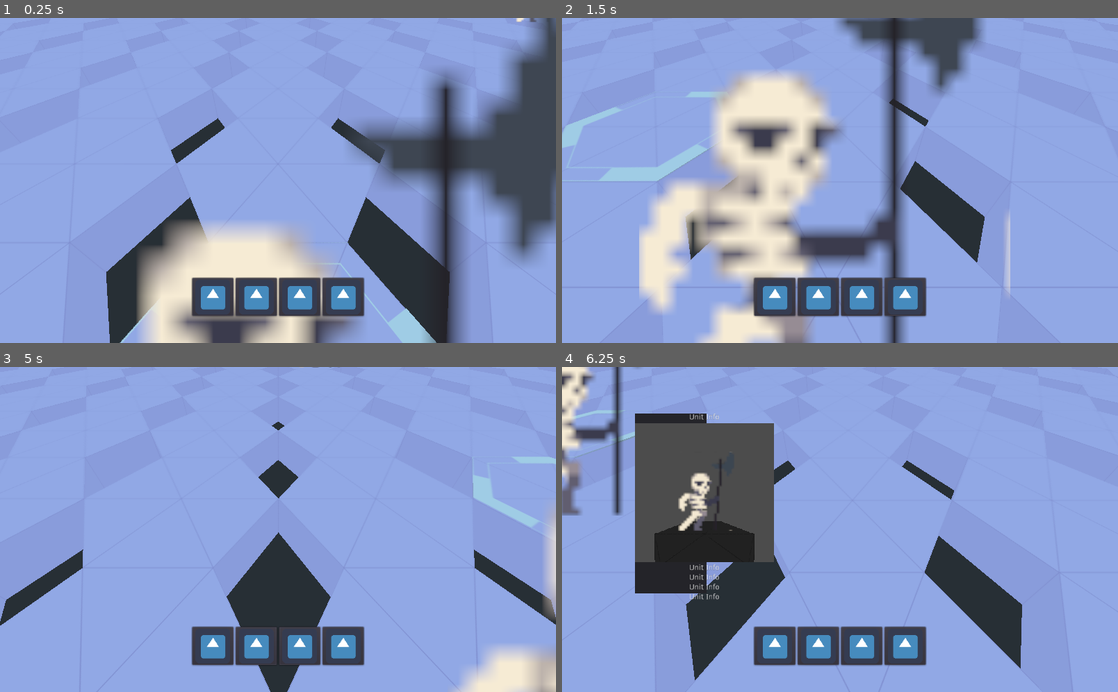
Above: before the commit, frames 1-4 (two rows, left to right).
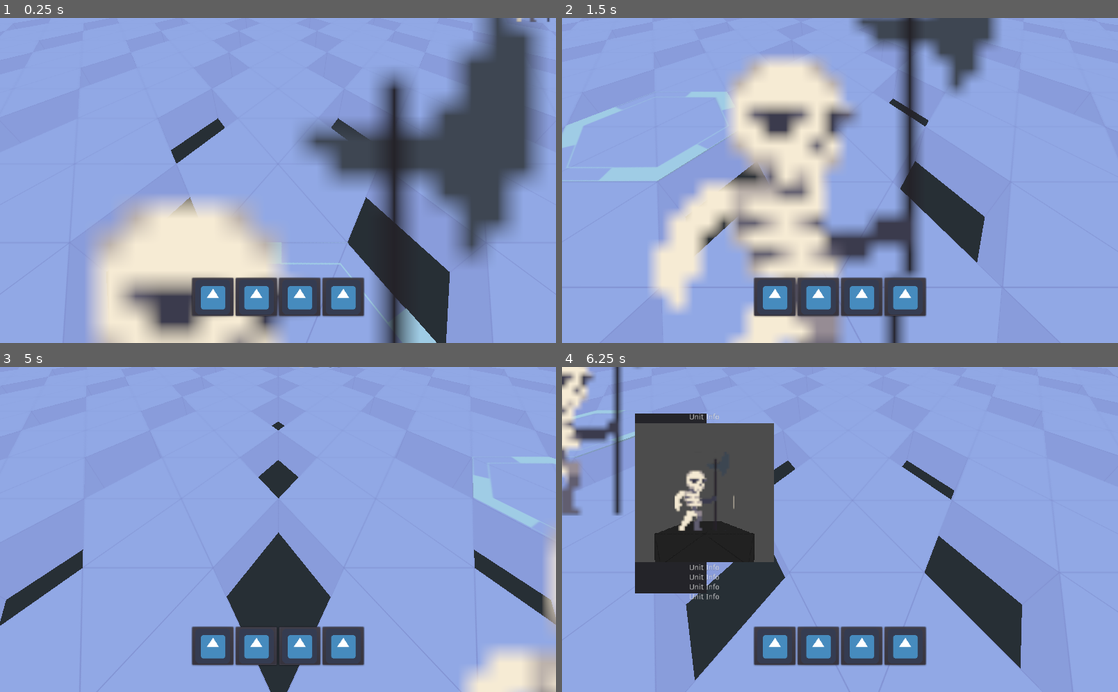
Above: after the commit, the same moments.

Repository: Delaunay/Chessy
Game: Godot game, scene res://assets/map/GridMap.tscn
Two runs of this game, one before a commit and one after it. Both use one fixed random seed, a clock stepped at 60 frames per second and the inputs below. The engine's default icon, where the game draws it, is replaced by a stand-in: a white triangle on a blue panel in a dark square.
Inputs (mouse positions are in pixels of both pictures, inside the frame that each line leads up to):
- Up to frame 1 (0.25 s): no input
- Up to frame 2 (1.5 s): move the mouse to (962, 164) at 0.52 s; hold D (move_right) 0.53-1.28 s; tap Mouse wheel up (zoom_in) at 0.6 s; click (962, 164) at 0.67 s; move the mouse to (728, 196) at 1.27 s; hold S (move_back) from 1.28 s (still down); tap Mouse wheel down (zoom_out) at 1.35 s; click (728, 196) at 1.42 s
- Up to frame 3 (5 s): move the mouse to (333, 458) at 2.02 s; release S (move_back) at 2.03 s; hold D (move_right) 2.03-2.78 s; tap Mouse wheel up (zoom_in) at 2.1, 3.6 s; click (333, 458) at 2.17 s; move the mouse to (250, 594) at 2.77 s; hold W (move_forward) 2.78-3.53 s; tap Mouse wheel down (zoom_out) at 2.85, 4.35 s; click (250, 594) at 2.92 s; move the mouse to (444, 578) at 3.52 s; hold A (move_left) from 3.53 s (still down); click (444, 578) at 3.67 s; move the mouse to (111, 480) at 4.27 s; click (111, 480) at 4.42 s
- Up to frame 4 (6.25 s): move the mouse to (867, 529) at 5.02 s; release A (move_left) at 5.03 s; hold S (move_back) 5.03-5.78 s; tap Mouse wheel up (zoom_in) at 5.1 s; click (867, 529) at 5.17 s; move the mouse to (756, 448) at 5.77 s; hold D (move_right) from 5.78 s (still down); tap Mouse wheel down (zoom_out) at 5.85 s; click (756, 448) at 5.92 s

The runs differ from the first frame. In frame 1, 31% of the frame differs, in the area x 15-100%, y 0-100%; in frame 2, 23%; in frame 3, 0.3%; in frame 4, 0.7%.
Error before the commit: Invalid get index 'x' (on base: 'Nil'). (res://assets/tactician.gd:217)
Error after the commit: Invalid get index 'x' (on base: 'Nil'). (res://assets/tactician.gd:140)

Commit message:
Reorganize code and add path preview

Diff:
--- a/assets/Tactician.tscn
+++ b/assets/Tactician.tscn
@@ -1,52 +1,12 @@
-[gd_scene load_steps=9 format=2]
+[gd_scene load_steps=8 format=2]
 
 [ext_resource path="res://assets/TopDownCamera.tscn" type="PackedScene" id=1]
 [ext_resource path="res://assets/tactician.gd" type="Script" id=2]
 [ext_resource path="res://assets/tile/SelectionTile.tscn" type="PackedScene" id=3]
 [ext_resource path="res://icon.png" type="Texture" id=4]
 [ext_resource path="res://assets/ui/preview/Preview.tscn" type="PackedScene" id=5]
-
-[sub_resource type="VisualShaderNodeColorConstant" id=1]
-output_port_for_preview = 0
-constant = Color( 0.808594, 0.113708, 0.113708, 1 )
-
-[sub_resource type="VisualShader" id=2]
-code = "shader_type spatial;
-render_mode specular_schlick_ggx, unshaded;
-
-
-
-
-void vertex() {
-// Output:0
-
-}
-
-void fragment() {
-// Color:2
-	vec3 n_out2p0 = vec3(0.808594, 0.113708, 0.113708);
-	float n_out2p1 = 1.000000;
-
-// Output:0
-	ALBEDO = n_out2p0;
-	ALPHA = n_out2p1;
-
-}
-
-void light() {
-// Output:0
-
-}
-"
-graph_offset = Vector2( -16, 110.75 )
-flags/unshaded = true
-nodes/fragment/0/position = Vector2( 880, 160 )
-nodes/fragment/2/node = SubResource( 1 )
-nodes/fragment/2/position = Vector2( 480, 140 )
-nodes/fragment/connections = PoolIntArray( 2, 0, 0, 0, 2, 1, 0, 1 )
-
-[sub_resource type="ShaderMaterial" id=3]
-shader = SubResource( 2 )
+[ext_resource path="res://assets/tile/path/PathPreview.tscn" type="PackedScene" id=6]
+[ext_resource path="res://assets/Units.gd" type="Script" id=7]
 
 [node name="Tactician" type="Spatial"]
 script = ExtResource( 2 )
@@ -115,6 +75,6 @@
 icon = ExtResource( 4 )
 
 [node name="Units" type="Spatial" parent="."]
+script = ExtResource( 7 )
 
-[node name="Draw" type="ImmediateGeometry" parent="."]
-material_override = SubResource( 3 )
+[node name="PathPreview" parent="." instance=ExtResource( 6 )]
--- /dev/null
+++ b/assets/Units.gd
@@ -0,0 +1,60 @@
+extends Spatial
+
+onready var character_asset = preload("res://assets/character/Character.tscn")
+var grid_map = null
+var display_container = null
+var unit_info = null
+var characters = {}
+
+func __init__(map):
+	grid_map = map
+	add_units()
+
+
+func add_units():
+	# TODO: move this when the grid map is loaded
+	var positions = [
+		Vector3( 0, 0,  0),
+		# --
+		Vector3( 6, 0,  0),
+		Vector3(-6, 0,  0),
+		Vector3( 0, 0,  6),
+		Vector3( 0, 0, -6),
+		# --
+		Vector3( 6, 0,  6),
+		Vector3(-6, 0,  6),
+		Vector3(-6, 0, -6),
+		Vector3( 6, 0, -6)
+	]
+
+	for p in positions:
+		var _cell = create_character(p)
+
+
+func create_character(pos):
+	#  insert a new charater on the map
+	var map_pos = grid_map.world_to_map(pos)
+	if grid_map.get_cell_item(map_pos.x, map_pos.y, map_pos.z) == GridMap.INVALID_CELL_ITEM:
+		print("could not create character on ", map_pos, " x ", pos)
+		return
+
+	var world_pos = grid_map.map_to_world(map_pos.x, map_pos.y, map_pos.z)
+
+	var instance = character_asset.instance()
+	characters[map_pos] = instance
+
+	add_child(instance)
+	var translate = world_pos + Vector3(0, grid_map.get_cell_size().y, 0)
+	instance.translate(translate / instance.scale)
+
+	return map_pos
+
+
+# Called when the node enters the scene tree for the first time.
+func _ready():
+	pass # Replace with function body.
+
+
+# Called every frame. 'delta' is the elapsed time since the previous frame.
+func _process(delta):
+	pass
--- a/assets/character/Character.tscn
+++ b/assets/character/Character.tscn
@@ -19,11 +19,11 @@
 billboard = 1
 frames = ExtResource( 1 )
 animation = "idle"
-frame = 2
+frame = 14
 playing = true
 
 [node name="CollisionShape" type="CollisionShape" parent="."]
-transform = Transform( 0.736122, 0, 0.425, 0, 3.246, 0, -0.425, 0, 0.736122, 0, -0.0022299, 0 )
+transform = Transform( 0.736122, 0, 0.425, 0, 1.8364, 0, -0.425, 0, 0.736122, 0, -0.0022299, 0 )
 shape = SubResource( 1 )
 
 [node name="HealthBar" type="Sprite3D" parent="."]
--- a/assets/character/Chracter.gd
+++ b/assets/character/Chracter.gd
@@ -10,12 +10,15 @@
 var velocity: Vector3
 
 
-func display(viewport, camera):
+func display(_viewport, _camera):
 	pass
 	# viewport = self
 	# viewport.add_child(self)
 	# camera.set_transform(self.get_transform())
 	# camera.translate(Vector3(1, 0, 1))
+
+func _ready():
+	$Sprite3D.play("idle")
 
 
 func _physics_process(delta):
--- a/assets/character/HealthBar.gd
+++ b/assets/character/HealthBar.gd
@@ -9,7 +9,7 @@
 # Called when the node enters the scene tree for the first time.
 func _ready():
 	texture = $Viewport.get_texture()
-	set_value(75)
+	set_value(25)
 
 
 var red = Color(1, 0, 0, 1)
--- a/assets/map/GridMap.gd
+++ b/assets/map/GridMap.gd
@@ -11,6 +11,16 @@
 	load_map()
 	pass # Replace with function body.
 
+
+func snap_to_grid(pos, offset=1):
+	var cell = world_to_map(pos)
+	cell.y -= offset
+
+	# make sure that a cell exist under the map position
+	if get_cell_item(cell.x, cell.y, cell.z) == GridMap.INVALID_CELL_ITEM:
+		return null
+
+	return map_to_world(cell.x, cell.y, cell.z)
 
 
 func square_map(radius, rot=22):
--- a/assets/tactician.gd
+++ b/assets/tactician.gd
@@ -2,13 +2,11 @@
 
 
 var grid_map: GridMap = null
-var characters = {}
 var cell_size = null
 var selection_cell = null
 var selection = null
 var unit_selected = false
 
-onready var character_asset = preload("res://assets/character/Character.tscn")
 onready var path_texture = preload("res://assets/ImageTexture.tres")
 
 var base_axial_direction = [
@@ -46,50 +44,6 @@
 			break
 
 
-func create_character(pos):
-	#  insert a new charater on the map
-	var map_pos = grid_map.world_to_map(pos)
-	if grid_map.get_cell_item(map_pos.x, map_pos.y, map_pos.z) == GridMap.INVALID_CELL_ITEM:
-		print("could not create character on ", map_pos, " x ", pos)
-		return
-
-	var world_pos = grid_map.map_to_world(map_pos.x, map_pos.y, map_pos.z)
-
-	var instance = character_asset.instance()
-	characters[map_pos] = instance
-
-	$Units.add_child(instance)
-	var translate = world_pos + Vector3(0, grid_map.get_cell_size().y, 0)
-	instance.translate(translate / instance.scale)
-
-	# highlight_pos_circle(map_pos)
-	print("pos", pos)
-	return map_pos
-
-
-func add_units():
-	# TODO: move this when the grid map is loaded
-	var positions = [
-		Vector3( 0, 0,  0),
-		# --
-		Vector3( 6, 0,  0),
-		Vector3(-6, 0,  0),
-		Vector3( 0, 0,  6),
-		Vector3( 0, 0, -6),
-		# --
-		Vector3( 6, 0,  6),
-		Vector3(-6, 0,  6),
-		Vector3(-6, 0, -6),
-		Vector3( 6, 0, -6)
-	]
-
-	for p in positions:
-		var cell = create_character(p)
-
-	# var path = select_move_path(Vector3( 0, 0, 0), Vector3(2, 0, 2))
-	# draw_path(select_move_path(Vector3( 0, 0, 0), Vector3(2, 0, 2)))
-
-
 # Called when the node enters the scene tree for the first time.
 func _ready():
 	var parent = get_parent()
@@ -99,38 +53,7 @@
 
 	grid_map = parent
 	cell_size = grid_map.cell_size
-
-	add_units()
-	$HUD/UnitInfo.visible = false
-
-
-func snap_to_grid(pos, offset=1):
-	var cell = grid_map.world_to_map(pos)
-	cell.y -= offset
-
-	# make sure that a cell exist under the map position
-	if grid_map.get_cell_item(cell.x, cell.y, cell.z) == GridMap.INVALID_CELL_ITEM:
-		return null
-
-	return grid_map.map_to_world(cell.x, cell.y, cell.z)
-
-
-# Called every frame. 'delta' is the elapsed time since the previous frame.
-#func _process(delta):
-#	pass
-
-func display(obj = null):
-	# TODO move this to the UnitInfo script
-	var display_container = $HUD/UnitInfo/VBoxContainer/Preview/Viewport/DisplayWorld/Container
-
-	for child in display_container.get_children():
-		display_container.remove_child(child)
-
-	if obj:
-		display_container.add_child(obj)
-		$HUD/UnitInfo.visible = true
-	else:
-		$HUD/UnitInfo.visible = false
+	$Units.__init__(grid_map)
 
 
 func select_object(event, pos, collision):
@@ -149,9 +72,9 @@
 			clear_path()
 		else:
 			selection = collision.collider
-			obj = character_asset.instance()
-
-			if cell in characters:
+			obj = $Units.character_asset.instance()
+
+			if cell in $Units.characters:
 				unit_selected = true
 				selection_cell = cell
 				show_unit_range(cell, 2)
@@ -160,7 +83,7 @@
 				unit_selected = false
 				selection_cell = null
 
-		display(obj)
+		$HUD/UnitInfo.display(obj)
 
 
 var highlighted_tiles = []
@@ -257,123 +180,16 @@
 		current = came_from[current]
 
 	path.append(start)
+	path.invert()
 	return path
 
 
+func draw_path(path):
+	$PathPreview.show_path(path, grid_map)
+
+
 func clear_path():
-	$Draw.clear()
-
-var center = null
-
-func sort_winding(a, b):
-	var a1 = fmod(rad2deg(atan2(a.x - center.x, a.z - center.z)) + 360.0, 360.0)
-	var a2 = fmod(rad2deg(atan2(b.x - center.x, b.z - center.z)) + 360.0, 360.0)
-	return a1 > a2
-
-
-func hex_mid(center, size, i):
-	if i == null:
-		return center
-
-	var angle_deg = 60 * i - 30
-	var angle_rad = PI / 180 * angle_deg
-	return Vector3(center.x + size * cos(angle_rad), center.y, center.z + size * sin(angle_rad))
-
-
-func draw_rectangle(im, points):
-	# because of winding order we need to sort our vertices
-	center = (points[0] + points[2]) / 2.0
-	points.sort_custom(self, "sort_winding")
-
-	im.add_vertex(points[0])
-	im.add_vertex(points[1])
-	im.add_vertex(points[2])
-
-	im.add_vertex(points[0])
-	im.add_vertex(points[2])
-	im.add_vertex(points[3])
-
-
-var direction_mid = {
-	Vector3( 1, 0,  0): 0,
-	Vector3( 1, 0, -1): 1,
-	Vector3( 0, 0, -1): 2,
-	Vector3(-1, 0,  0): 3,
-	Vector3(-1, 0,  1): 4,
-	Vector3( 0, 0,  1): 5,
-}
-
-func angle(a, b):
-	print(a, b)
-	var dot = (a.x * b.x + a.z * b.z)
-	var aa = sqrt(a.x * a.x + a.z * a.z)
-	var bb = sqrt(b.x * b.x + b.z * b.z)
-	return rad2deg(acos(dot / (aa * bb)))
-
-
-
-
-
-func draw_path(path):
-	if len(path) == 0:
-		return
-
-	var yoffset = Vector3(0, 0.10, 0)
-	var im = $Draw
-
-	im.clear()
-	# im.begin(Mesh.PRIMITIVE_LINE_STRIP, null)
-	im.begin(Mesh.PRIMITIVE_TRIANGLES, null)
-
-	var i = 0
-	var prev
-	var prev_cell
-	var w = 0.5 / 2
-	var prev_vector = null
-	var offset = Vector3(w, 0, 0)
-	#
-	# rotation.rotated(theta)
-	# var distance = sqrt(vector.x * vector.x + vector.y * vector.y)
-
-	# var xp = distance * cos(angle)
-	# var yp =     0.25 * sin(angle)
-
-	# var rectangle = [
-	# 	Vector3(      0, 0,       0) + prev - width,
-	# 	Vector3(xp     , 0,       0) + prev - width,
-	# 	Vector3(xp - yp, 0, xp + yp) + prev - width,
-	# 	Vector3( 0 - yp, 0,      yp) + prev - width,
-	# ]
-
-	var p1
-	var p2
-
-	for k in range(len(path)):
-		var n = path[k] + Vector3(0, 1, 0)
-		var next = grid_map.map_to_world(n.x, n.y, n.z) + Vector3(0, 0.10, 0)
-
-		if prev == null:
-			p1 = next - offset
-			p2 = next + offset
-		else:
-			var vector = next - prev
-			var angle = atan2(vector.z, vector.x)
-
-			# print(rad2deg(angle))
-			# if abs(rad2deg(angle) / 30.0) - 1 < 0.01 or abs(rad2deg(angle) / 150.0) - 1 < 0.01:
-			#	offset = Vector3(0, 0, w)
-			#else:
-			#	offset = Vector3(0, 0, w)
-
-			var rectangle = [p1, p2, next + offset, next - offset]
-			draw_rectangle(im, rectangle)
-			p1 = next - offset
-			p2 = next + offset
-
-
-		prev = next
-
-	im.end()
+	$PathPreview.clear()
 
 
 func _input(event):
@@ -392,7 +208,7 @@
 			# our grid system so we know that this will get us a tile
 			pos = collision.collider.get_global_transform().origin
 
-		pos = snap_to_grid(pos)
+		pos = grid_map.snap_to_grid(pos)
 
 	if pos != null:
 		$Cursor.translate(pos - $Cursor.get_global_transform().origin)
--- a/assets/tile/SelectionTile.tscn
+++ b/assets/tile/SelectionTile.tscn
@@ -36,7 +36,7 @@
 
 }
 "
-graph_offset = Vector2( -32, 55 )
+graph_offset = Vector2( -16, 110.75 )
 nodes/fragment/0/position = Vector2( 760, 80 )
 nodes/fragment/5/node = SubResource( 1 )
 nodes/fragment/5/position = Vector2( 330, 176 )
--- a/assets/tile/SelectionHex.tscn
+++ b/assets/tile/old/SelectionHex.tscn
@@ -19,5 +19,4 @@
 [node name="AnimatedSprite3D" type="AnimatedSprite3D" parent="."]
 transform = Transform( 0.433013, 0.25, -4.07302e-08, 0, -8.14603e-08, -0.5, -0.25, 0.433013, -7.05467e-08, 0, 0, 0 )
 frames = SubResource( 3 )
-frame = 1
 playing = true
--- /dev/null
+++ b/assets/tile/path/MeshInstance.gd
@@ -0,0 +1,17 @@
+extends MeshInstance
+
+
+# Declare member variables here. Examples:
+# var a = 2
+# var b = "text"
+
+
+# Called when the node enters the scene tree for the first time.
+func _ready():
+	mesh.material.current
+	pass # Replace with function body.
+
+
+# Called every frame. 'delta' is the elapsed time since the previous frame.
+#func _process(delta):
+#	pass
--- /dev/null
+++ b/assets/tile/path/PathLeftRight.tscn
@@ -0,0 +1,52 @@
+[gd_scene load_steps=6 format=2]
+
+[ext_resource path="res://assets/tile/hex.obj" type="ArrayMesh" id=1]
+[ext_resource path="res://assets/tile/path/left-right.png" type="Texture" id=2]
+
+[sub_resource type="VisualShaderNodeTexture" id=4]
+texture = ExtResource( 2 )
+
+[sub_resource type="VisualShader" id=5]
+code = "shader_type spatial;
+render_mode specular_schlick_ggx;
+
+uniform sampler2D tex_frg_2;
+
+
+
+void vertex() {
+// Output:0
+
+}
+
+void fragment() {
+// Texture:2
+	vec4 tex_frg_2_read = texture(tex_frg_2, UV.xy);
+	vec3 n_out2p0 = tex_frg_2_read.rgb;
+	float n_out2p1 = tex_frg_2_read.a;
+
+// Output:0
+	ALBEDO = n_out2p0;
+	ALPHA = n_out2p1;
+
+}
+
+void light() {
+// Output:0
+
+}
+"
+graph_offset = Vector2( -195.1, 160.1 )
+nodes/fragment/2/node = SubResource( 4 )
+nodes/fragment/2/position = Vector2( -80, 240 )
+nodes/fragment/connections = PoolIntArray( 2, 0, 0, 0, 2, 1, 0, 1 )
+
+[sub_resource type="ShaderMaterial" id=6]
+shader = SubResource( 5 )
+
+[node name="Cursor" type="Spatial"]
+
+[node name="MeshInstance" type="MeshInstance" parent="."]
+transform = Transform( 0.866025, 0, 0.5, 0, 1, 0, -0.5, 0, 0.866025, 0, 0.01, 0 )
+mesh = ExtResource( 1 )
+material/0 = SubResource( 6 )
--- /dev/null
+++ b/assets/tile/path/PathLeftTop.tscn
@@ -0,0 +1,52 @@
+[gd_scene load_steps=6 format=2]
+
+[ext_resource path="res://assets/tile/path/left-top.png" type="Texture" id=1]
+[ext_resource path="res://assets/tile/hex.obj" type="ArrayMesh" id=2]
+
+[sub_resource type="VisualShaderNodeTexture" id=1]
+texture = ExtResource( 1 )
+
+[sub_resource type="VisualShader" id=2]
+code = "shader_type spatial;
+render_mode specular_schlick_ggx;
+
+uniform sampler2D tex_frg_2;
+
+
+
+void vertex() {
+// Output:0
+
+}
+
+void fragment() {
+// Texture:2
+	vec4 tex_frg_2_read = texture(tex_frg_2, UV.xy);
+	vec3 n_out2p0 = tex_frg_2_read.rgb;
+	float n_out2p1 = tex_frg_2_read.a;
+
+// Output:0
+	ALBEDO = n_out2p0;
+	ALPHA = n_out2p1;
+
+}
+
+void light() {
+// Output:0
+
+}
+"
+graph_offset = Vector2( -195.1, 160.1 )
+nodes/fragment/2/node = SubResource( 1 )
+nodes/fragment/2/position = Vector2( -80, 240 )
+nodes/fragment/connections = PoolIntArray( 2, 0, 0, 0, 2, 1, 0, 1 )
+
+[sub_resource type="ShaderMaterial" id=3]
+shader = SubResource( 2 )
+
+[node name="Cursor" type="Spatial"]
+
+[node name="MeshInstance" type="MeshInstance" parent="."]
+transform = Transform( 0.866025, 0, 0.5, 0, 1, 0, -0.5, 0, 0.866025, 0, 0.01, 0 )
+mesh = ExtResource( 2 )
+material/0 = SubResource( 3 )
--- /dev/null
+++ b/assets/tile/path/PathPreview.gd
@@ -0,0 +1,206 @@
+extends Spatial
+
+
+# Declare member variables here. Examples:
+# var a = 2
+# var b = "text"
+
+onready var path_left_right = preload("res://assets/tile/path/PathLeftRight.tscn")
+onready var path_left_top = preload("res://assets/tile/path/PathLeftTop.tscn")
+
+enum {
+	STRAIGHT,
+	TURN,
+	START,
+	END
+}
+
+export var show_start = false
+export var show_end = false
+var used = []
+
+func make_tile(kind):
+	var new_tile
+
+	if kind == STRAIGHT:
+		new_tile = path_left_right.instance()
+
+	elif kind == TURN:
+		new_tile = path_left_top.instance()
+
+	# catch all for now
+	else:
+		new_tile = path_left_right.instance()
+
+	new_tile.visible = false
+	add_child(new_tile)
+	used.append(new_tile)
+	return new_tile
+
+
+var dir2angle = {
+	Vector3( 0, 0, -1):  60,
+	Vector3( 0, 0,  1):  60,
+	Vector3( 1, 0, -1):   0,
+	Vector3(-1, 0,  1):   0,
+	Vector3( 1, 0,  0): -60,
+	Vector3(-1, 0,  0): -60
+}
+
+var turn2angle = {
+	Vector3(1, 0, -2) : 180,
+	Vector3(-1, 0, -1): 60,
+	Vector3(1, 0, 1)  : 60,
+	Vector3(-2, 0, 1)  : -60,
+	Vector3(2, 0, -1)  : 120,
+}
+
+func compute_angle(a, b):
+	var dot = (a.x * b.x + a.z * b.z)
+	var aa = sqrt(a.x * a.x + a.z * a.z)
+	var bb = sqrt(b.x * b.x + b.z * b.z)
+	return rad2deg(acos(dot / (aa * bb)))
+
+
+func add_tile(kind, pos, angle, grid_map):
+	var new_tile = make_tile(kind)
+	new_tile.set_global_transform(Transform())
+	new_tile.translate(grid_map.map_to_world(pos.x, pos.y, pos.z))
+	new_tile.rotate(Vector3(0, 1, 0), deg2rad(angle))
+	new_tile.visible = true
+
+
+func show_path(path, grid_map):
+	clear()
+
+	var kind = null
+	var angle = 0
+
+	# Add the start and last tiles
+	if len(path) >= 2:
+		if show_start:
+			var v = path[0] - path[1]
+			v.y = 0
+			add_tile(START, path[0], dir2angle.get(v), grid_map)
+
+		if show_end:
+			var v = path[-1] - path[-2]
+			v.y = 0
+			add_tile(END, path[-1], dir2angle.get(v), grid_map)
+
+	for k in range(1, len(path) - 1):
+		var p = path[k - 1]
+		var c = path[k]
+		var n = path[k + 1]
+
+		var v1 = p - c
+		var v2 = n - c
+
+		var turn_angle = compute_angle(v1, v2)
+		var is_turning = (abs(abs(turn_angle / 180.0) - 1.0)) > 0.01
+
+		if is_turning:
+			kind = TURN
+			var v = v1 - v2
+			v.y = 0
+			angle = turn2angle.get(v, 0)
+		else:
+			kind = STRAIGHT
+			var v = c - p
+			v.y = 0
+			angle = dir2angle.get(v)
+
+		add_tile(kind, c, angle, grid_map)
+
+
+func clear():
+	while len(used) > 0:
+		var u = used.pop_back()
+		u.visible = false
+		remove_child(u)
+
+
+# Called when the node enters the scene tree for the first time.
+func _ready():
+	pass # Replace with function body.
+
+
+func old_clear_path():
+	$Draw.clear()
+
+
+var center = null
+
+func sort_winding(a, b):
+	var a1 = fmod(rad2deg(atan2(a.x - center.x, a.z - center.z)) + 360.0, 360.0)
+	var a2 = fmod(rad2deg(atan2(b.x - center.x, b.z - center.z)) + 360.0, 360.0)
+	return a1 > a2
+
+
+func hex_mid(c, size, i):
+	if i == null:
+		return c
+
+	var angle_deg = 60 * i - 30
+	var angle_rad = PI / 180 * angle_deg
+	return Vector3(c.x + size * cos(angle_rad), c.y, c.z + size * sin(angle_rad))
+
+
+func draw_rectangle(im, points):
+	# because of winding order we need to sort our vertices
+	center = (points[0] + points[2]) / 2.0
+	points.sort_custom(self, "sort_winding")
+
+	im.add_vertex(points[0])
+	im.add_vertex(points[1])
+	im.add_vertex(points[2])
+
+	im.add_vertex(points[0])
+	im.add_vertex(points[2])
+	im.add_vertex(points[3])
+
+
+var direction_mid = {
+	Vector3( 1, 0,  0): 0,
+	Vector3( 1, 0, -1): 1,
+	Vector3( 0, 0, -1): 2,
+	Vector3(-1, 0,  0): 3,
+	Vector3(-1, 0,  1): 4,
+	Vector3( 0, 0,  1): 5,
+}
+
+
+func old_draw_path(path, grid_map):
+	if len(path) == 0:
+		return
+
+	var im = $Draw
+
+	im.clear()
+	# im.begin(Mesh.PRIMITIVE_LINE_STRIP, null)
+	im.begin(Mesh.PRIMITIVE_TRIANGLES, null)
+
+	var prev
+	var w = 0.5 / 2
+	var offset = Vector3(w, 0, 0)
+
+	var p1
+	var p2
+
+	for k in range(len(path)):
+		var n = path[k] + Vector3(0, 1, 0)
+		var next = grid_map.map_to_world(n.x, n.y, n.z) + Vector3(0, 0.10, 0)
+
+		if prev == null:
+			p1 = next - offset
+			p2 = next + offset
+		else:
+			var rectangle = [p1, p2, next + offset, next - offset]
+			draw_rectangle(im, rectangle)
+			p1 = next - offset
+			p2 = next + offset
+
+
+		prev = next
+
+	im.end()
--- /dev/null
+++ b/assets/tile/path/PathPreview.tscn
@@ -0,0 +1,6 @@
+[gd_scene load_steps=2 format=2]
+
+[ext_resource path="res://assets/tile/path/PathPreview.gd" type="Script" id=1]
+
+[node name="Tiles" type="Spatial"]
+script = ExtResource( 1 )
--- /dev/null
+++ b/assets/tile/path/SelectionAnimated.tres
@@ -0,0 +1,15 @@
+[gd_resource type="AnimatedTexture" load_steps=3 format=2]
+
+[ext_resource path="res://assets/tile/path/left-right.png" type="Texture" id=2]
+
+[sub_resource type="StreamTexture" id=1]
+flags = 7
+load_path = "res://.import/left-bot.png-c843101802e2d98b03013e34dd071cb5.s3tc.stex"
+
+[resource]
+flags = 7
+frames = 2
+fps = 0.0
+frame_0/texture = SubResource( 1 )
+frame_1/texture = ExtResource( 2 )
+frame_1/delay_sec = 0.0
--- a/assets/ui/preview/Preview.gd
+++ b/assets/ui/preview/Preview.gd
@@ -1,20 +1,27 @@
-extends ViewportContainer
+extends Panel
 
 
 # Declare member variables here. Examples:
 # var a = 2
 # var b = "text"
-
+var display_container = null
 
 # Called when the node enters the scene tree for the first time.
 func _ready():
-	# set_viewport_size()
-	pass
+	visible = false
+	display_container = $VBoxContainer/Preview/Viewport/DisplayWorld/Container
 
 
-# Called every frame. 'delta' is the elapsed time since the previous frame.
-#func _process(delta):
-#	pass
+func display(obj = null):
+	for child in display_container.get_children():
+		display_container.remove_child(child)
+
+	if obj:
+		display_container.add_child(obj)
+		visible = true
+	else:
+		visible = false
+
 
 func set_viewport_size():
 	$Viewport.size = self.rect_size
--- a/assets/ui/preview/Preview.tscn
+++ b/assets/ui/preview/Preview.tscn
@@ -56,6 +56,7 @@
 grow_vertical = 2
 size_flags_horizontal = 0
 size_flags_vertical = 0
+script = ExtResource( 2 )
 __meta__ = {
 "_edit_use_anchors_": false
 }
@@ -89,7 +90,6 @@
 rect_min_size = Vector2( 150, 150 )
 size_flags_horizontal = 4
 size_flags_vertical = 5
-script = ExtResource( 2 )
 __meta__ = {
 "_edit_use_anchors_": false
 }
Binary file added: assets/tile/path/left-right.png
Not shown, added: assets/tile/path/left-right.png.import
Binary file added: assets/tile/path/left-top.png
Not shown, added: assets/tile/path/left-top.png.import
Not shown, added: assets/tile/straight.png.import
Not shown, added: assets/tile/hex_mask.xcf
Not shown, added: assets/tile/path_drawing.xcf
